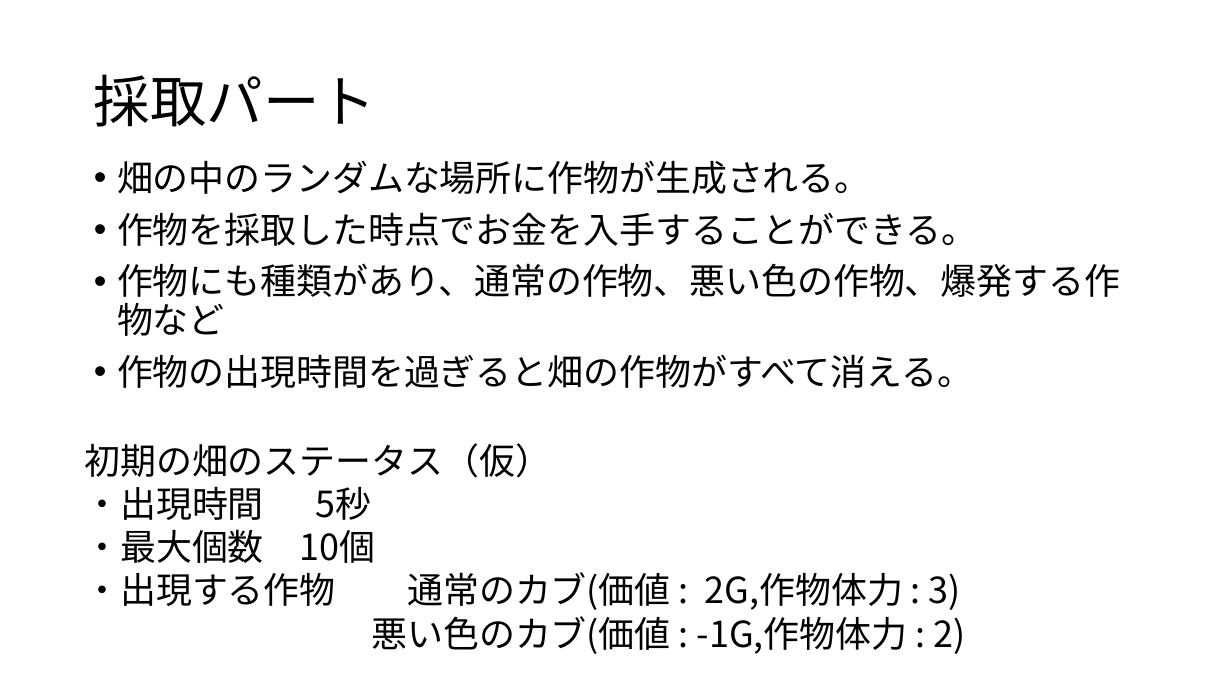
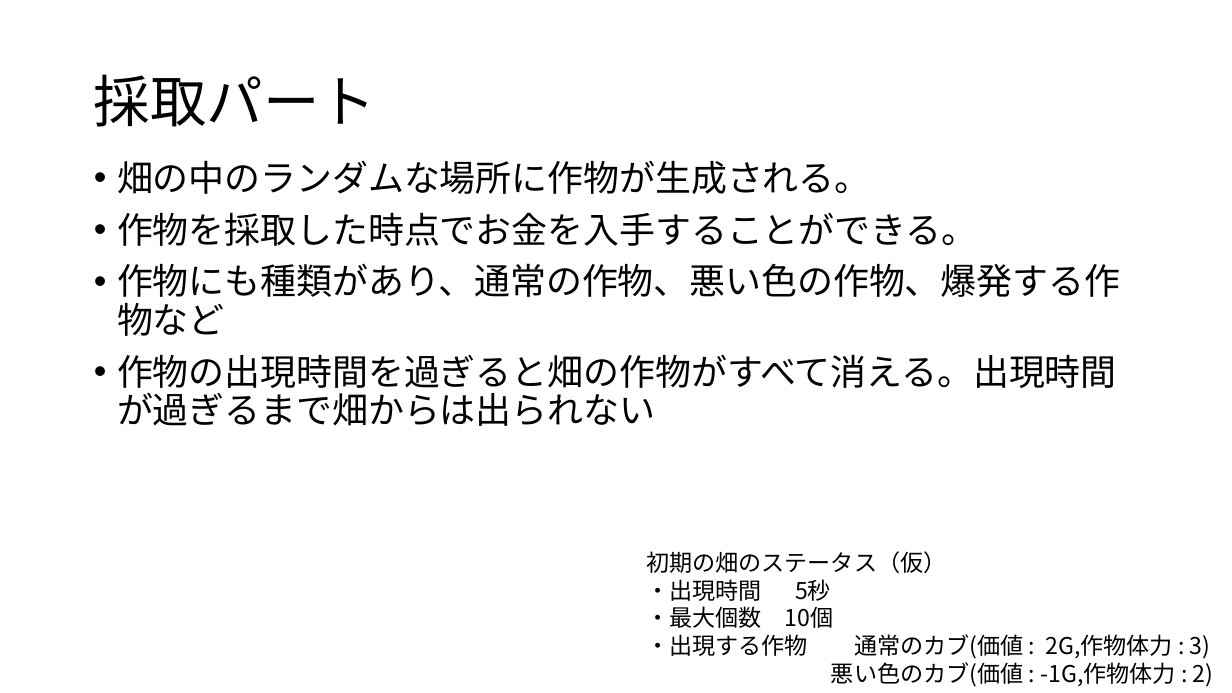
Before and after one commit to KawanoTakumi/FarmLife, a slide deck: slide 4 of FarmLife_企画.pptx. Drawn at 1232x693 pixels with LibreOffice and Linux fonts; fonts in the diff are those of the drawing. Boxes give left, top, right and bottom in pixels: in the first picture for what was removed or moved away, otherwise in the second. Text is boxed around its words. In the diff, an @@ line names an element or a change of style, - is before the commit and + after.

```diff
--- a/FarmLife_企画.pptx
+++ b/FarmLife_企画.pptx
@@ text at bbox=[117, 354, 1117, 426]: text changed @@
-• 作物の出現時間を過ぎると畑の作物がすべて消える。
+• 作物の出現時間を過ぎると畑の作物がすべて消える。出現時間が過ぎるまで畑からは出られない
@@ text "初期の畑のステータス（仮）": place and size @@
-text "初期の畑のステータス（仮）" at bbox=[84, 443, 965, 654]
+text "初期の畑のステータス（仮）" at bbox=[646, 551, 1214, 687]
@@ text "初期の畑のステータス（仮）" at bbox=[646, 551, 1214, 687]: size 28 to 18 pt @@
```
Also in this commit, not shown: 3 other slides changed, 1 slide removed.
